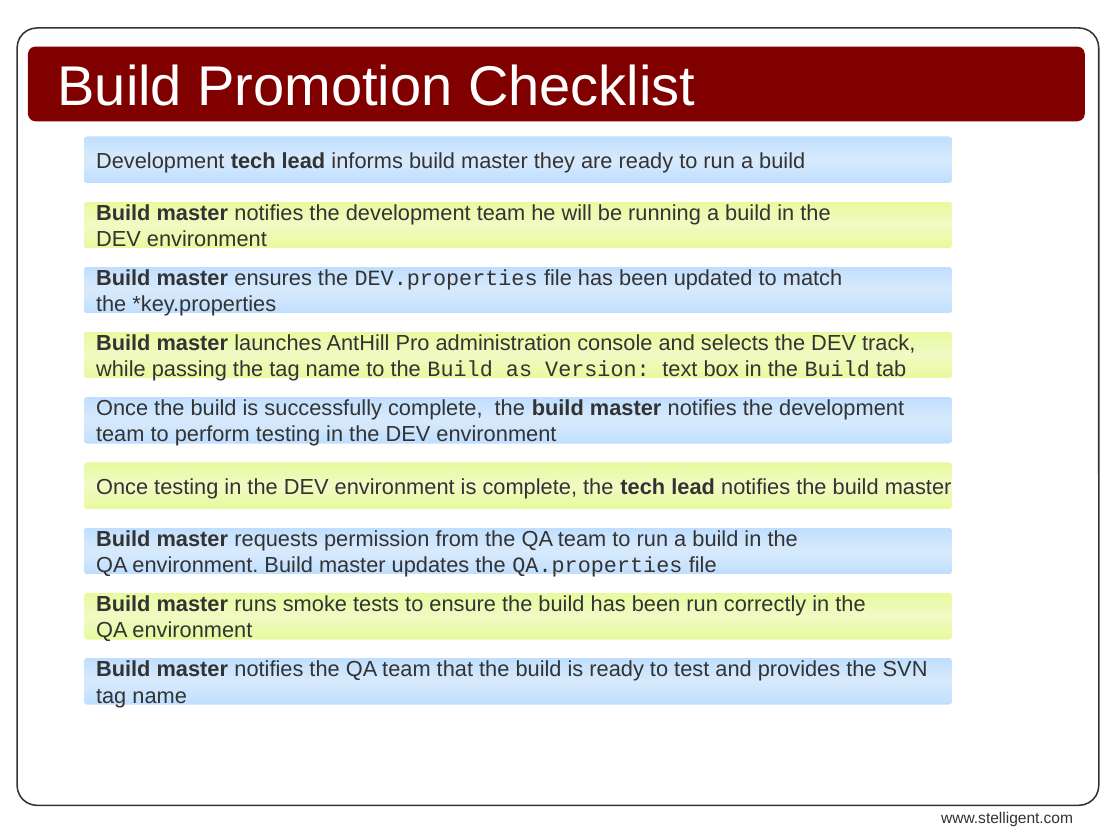
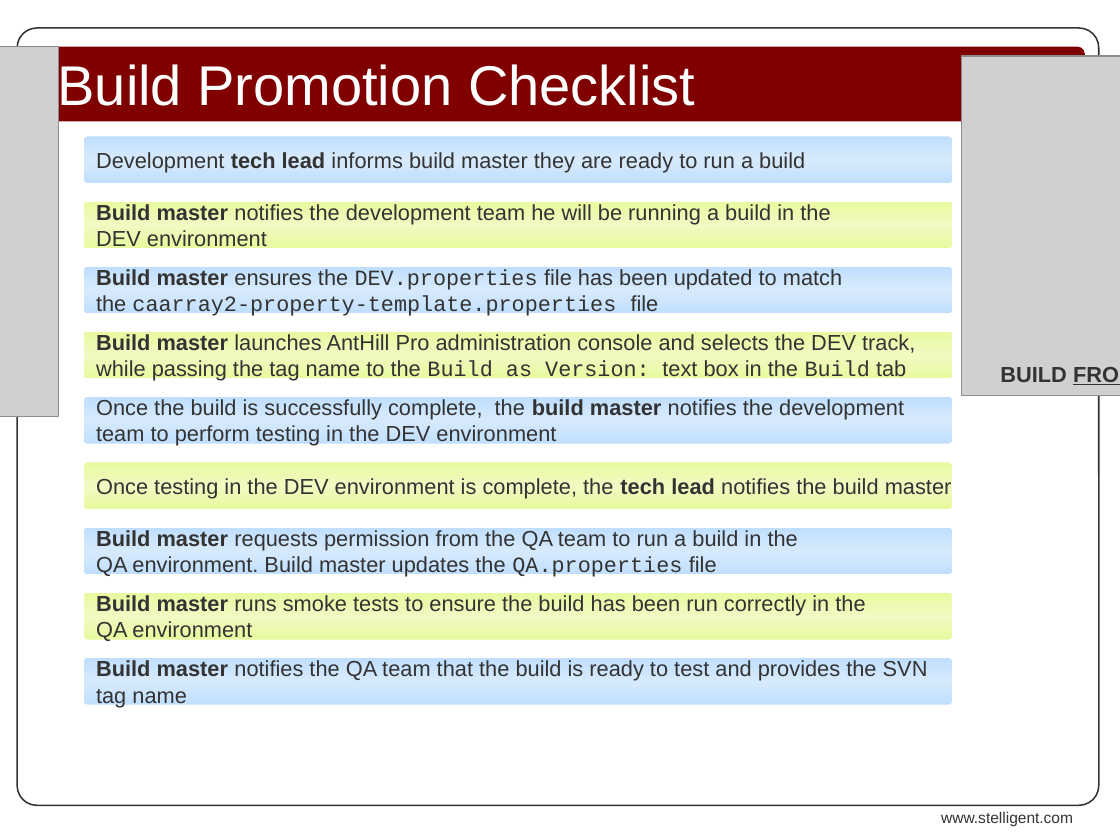
Before and after one commit to NCIP/caarray-docs, a slide deck: slide 1 of deployment/auto-remote-deploy/build-promotion-checklist-original.ppt. Drawn at 1120x840 pixels with LibreOffice and Linux fonts; fonts in the diff are those of the drawing; grey boxes stand for pictures; background and template pictures are left out. Boxes give left, top, right and bottom in pixels: in the first picture for what was removed or moved away, otherwise in the second. Text is boxed around its words. In the diff, an @@ line names an element or a change of style, - is before the commit and + after.

Commit message:
Added AntHill screenshot to build checklist

```diff
--- a/deployment/auto-remote-deploy/build-promotion-checklist-original.ppt
+++ b/deployment/auto-remote-deploy/build-promotion-checklist-original.ppt
@@ picture added at <box>0,47,58,417</box> @@
@@ picture added at <box>961,56,1120,395</box> @@
@@ text in rounded rectangle at <box>96,295,659,319</box>: text changed; font Arial to Courier New @@
-the *key.properties
+the caarray2-property-template.properties file
@@ text added at <box>1000,367,1120,385</box>, 14 pt, text #333333, bold @@
+BUILD FROM TAG
```
Also in this commit, not shown: 4 other files.
